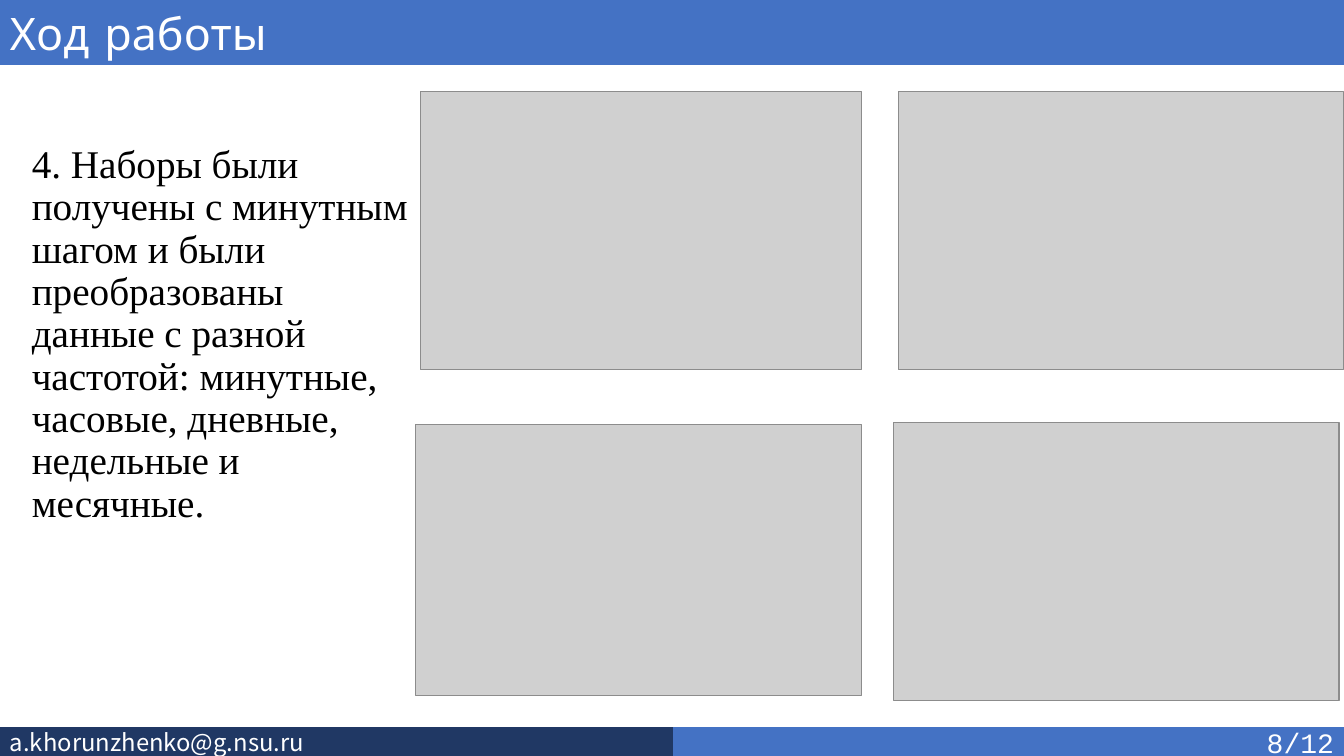
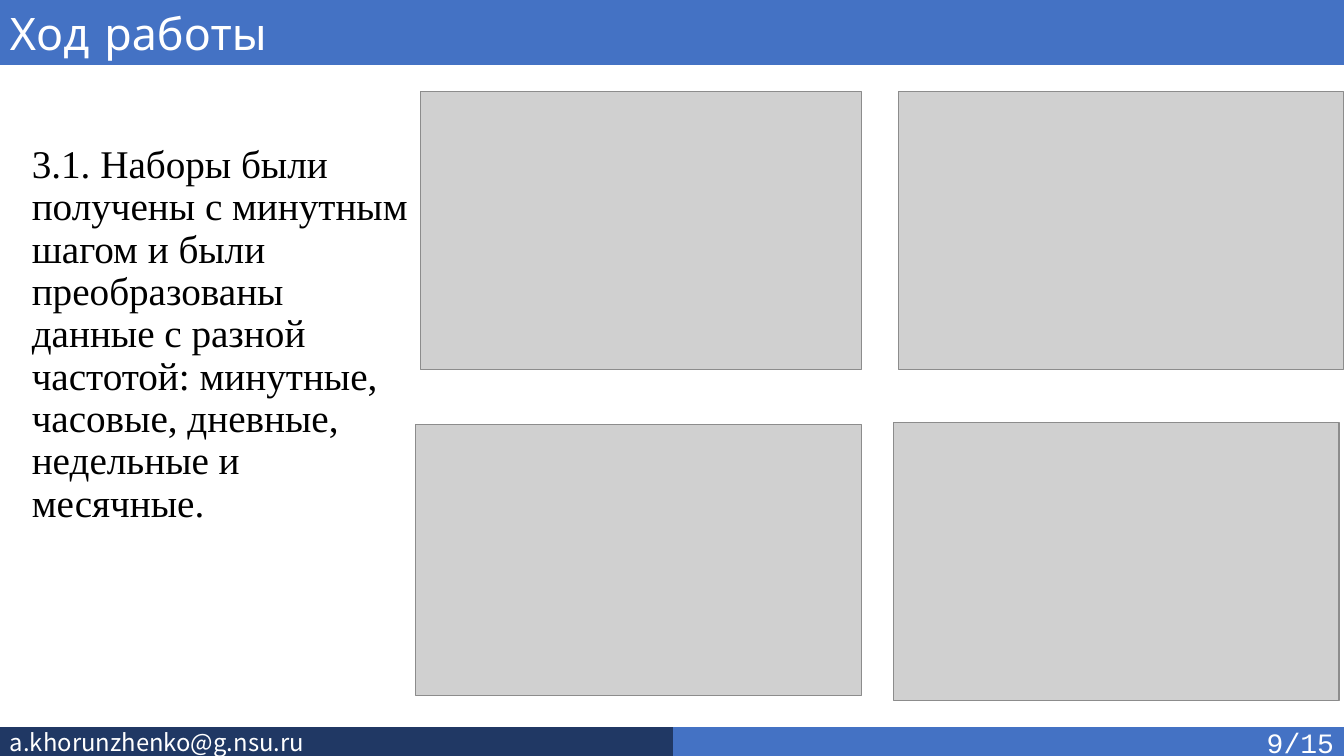
Before and after one commit to SkivHisink/MasterWork, a slide deck: slide 10 of Text/Хорунженко_презентация_3_сем.pptx. Drawn at 1344x756 pixels with LibreOffice and Linux fonts; fonts in the diff are those of the drawing; grey boxes stand for pictures. Boxes give left, top, right and bottom in pixels: in the first picture for what was removed or moved away, otherwise in the second. Text is boxed around its words. In the diff, an @@ line names an element or a change of style, - is before the commit and + after.

```diff
--- a/Text/Хорунженко_презентация_3_сем.pptx
+++ b/Text/Хорунженко_презентация_3_сем.pptx
@@ text at box(32, 150, 407, 518): text changed @@
-4. Наборы были получены с минутным шагом и были преобразованы данные с разной частотой: минутные, часовые, дневные, недельные и месячные.
+3.1. Наборы были получены с минутным шагом и были преобразованы данные с разной частотой: минутные, часовые, дневные, недельные и месячные.
@@ text in rectangle at box(1267, 733, 1334, 754): text changed @@
-8/12
+9/15
```
Also in this commit, not shown: 13 other slides changed, 2 slides added, 2 other files.
